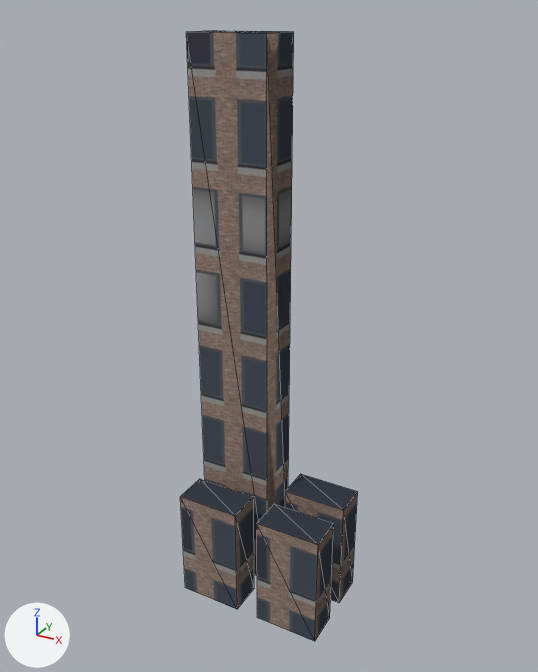
An edit to the glTF model assets/models/city_block_12345_6_06.glb, drawn before and after from the same camera.
Both versions are drawn from a camera (50 mm lens) standing at (7.7, -14.02, 14.45) and looking at (-0.13, 0.21, 7.33). Every picture has the same lights, and +X, +Y and +Z are marked at lower left. The first picture is the older version. Mesh edges are drawn as thin lines. Vertices at exactly the same position are counted once.

Objects in the first picture: 'block_06'.
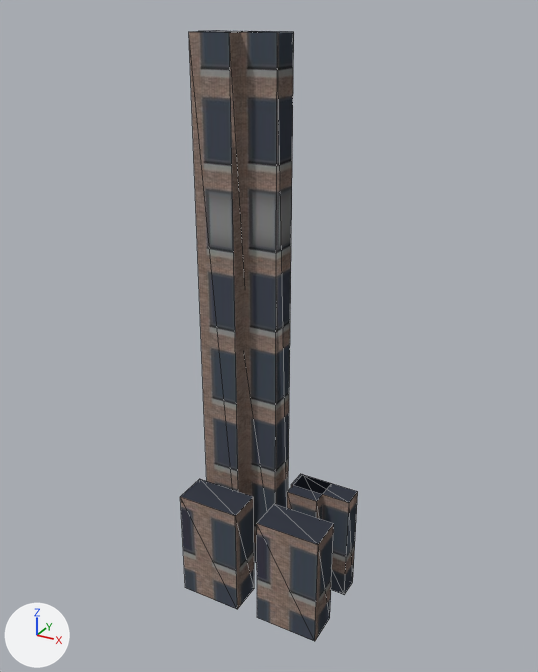
Location of each change, (x1, y1, x2, y2) in pixels of the pictures (538 x 672 px; the box of a moved part takes in the faces that stretch with it):
```json
{"part": 1, "of": "me_block_06", "change": "added", "after": [189, 30, 247, 494]}
{"part": 2, "of": "me_block_06", "change": "added", "after": [287, 475, 332, 519]}
{"part": 3, "of": "me_block_06", "change": "moved or reshaped", "before": [186, 30, 356, 603], "after": [213, 30, 356, 595]}
```

Edits to the scene script, one JSON object a line:
```json
{"block": "me_block_06", "where": "# used by ob_block_06; location = (0.0, 0.0, 0.0)"}
{"block": "me_block_06", "where": "# verts and faces of me_block_06; kept vertices keep their numbers, new ones are numbered from 32"}
{"block": "me_block_06", "where": "# before: 1 (-0.15, 0.15, 0.0), 2 (-2.1, 0.15, 0.0), 5 (-2.1, 0.15, 14.0) at pixel (186, 31), 6 (-0.15, 0.15, 14.0) at pixel (266, 33), 17 (1.95, 0.3, 0.0) at pixel (339, 602)"}
{"block": "me_block_06", "where": "# before: 18 (0.3, 0.3, 0.0), 21 (0.3, 0.3, 3.0) at pixel (285, 491), 22 (1.95, 0.3, 3.0) at pixel (343, 510)"}
{"op": "remove", "block": "me_block_06", "code": "me_block_06.from_pydata(...)  # 32 vertices, 48 faces; spans x -2.1..1.95, y -1.2..1.35, z 0.0..14.0"}
{"op": "add", "block": "me_block_06", "code": "me_block_06.from_pydata(...)  # 48 vertices, 72 faces; spans x -2.1..1.95, y -1.2..1.35, z 0.0..14.0"}
{"block": "me_block_06", "change": "me_block_06 part 1: a new loose piece, a box spanning x -2.04..-1.03, y 0.15..1.35, z 0.0..14.0, in mat_tier1 (picture img_image_0)"}
{"block": "me_block_06", "change": "me_block_06 part 2: a new loose piece, a box spanning x 0.36..1.21, y 0.3..1.2, z 0.0..3.0, in mat_tier1_002 (picture img_image_0)"}
{"block": "me_block_06", "change": "me_block_06 part 3"}
{"op": "add", "block": "me_block_06", "code": "for i in [1, 2, 5, 6]: verts[i] += (0.0, 0.46, 0.0)"}
{"op": "add", "block": "me_block_06", "code": "for i in [17, 18, 21, 22]: verts[i] += (0.0, 0.34, 0.0)"}
```
